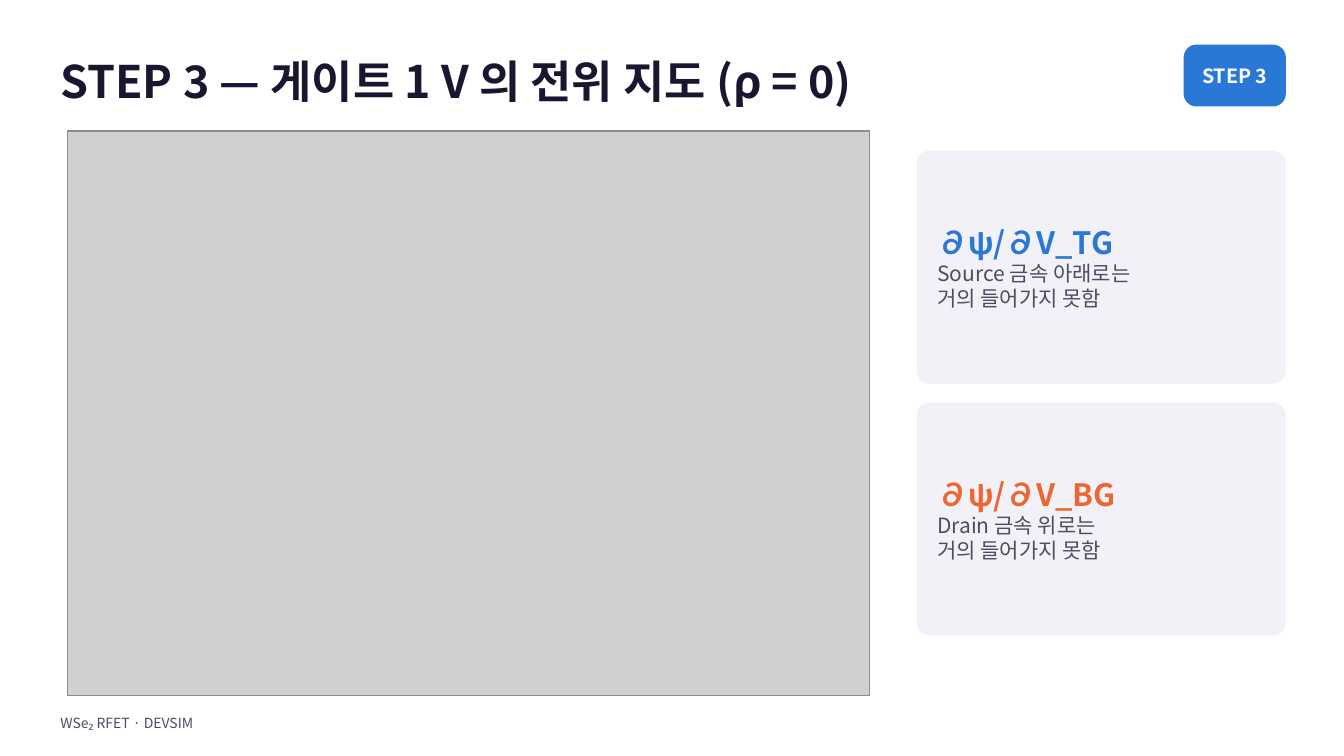
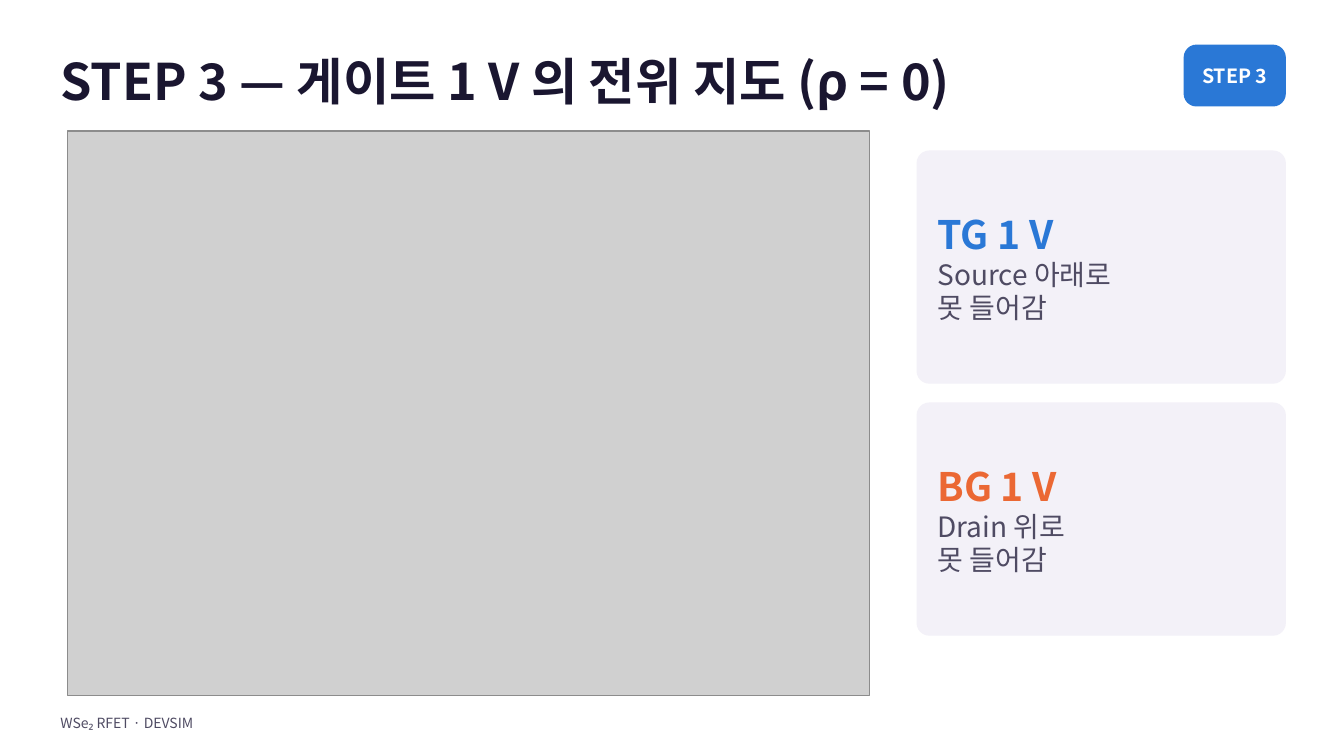
Before and after one commit to jiseonyang-9070/rfet, a slide deck: slide 8 of slides/WSe2_RFET_electrostatics.pptx. Drawn at 1344x756 pixels with LibreOffice and Linux fonts; fonts in the diff are those of the drawing; grey boxes stand for pictures. Boxes give left, top, right and bottom in pixels: in the first picture for what was removed or moved away, otherwise in the second. Text is boxed around its words. In the diff, an @@ line names an element or a change of style, - is before the commit and + after.

```diff
--- a/slides/WSe2_RFET_electrostatics.pptx
+++ b/slides/WSe2_RFET_electrostatics.pptx
@@ title "STEP 3 — 게이트 1 ..." at (60, 57, 950, 110): size 32 to 36 pt @@
@@ text at (937, 219, 1111, 320): text changed; size 15 to 20 pt @@
-∂ψ/∂V_TG
-Source 금속 아래로는
-거의 들어가지 못함
+TG 1 V
+Source 아래로
+못 들어감
@@ text at (937, 471, 1066, 572): text changed; size 15 to 20 pt @@
-∂ψ/∂V_BG
-Drain 금속 위로는
-거의 들어가지 못함
+BG 1 V
+Drain 위로
+못 들어감
```
Also in this commit, not shown: 17 other slides changed, 1 other file.
